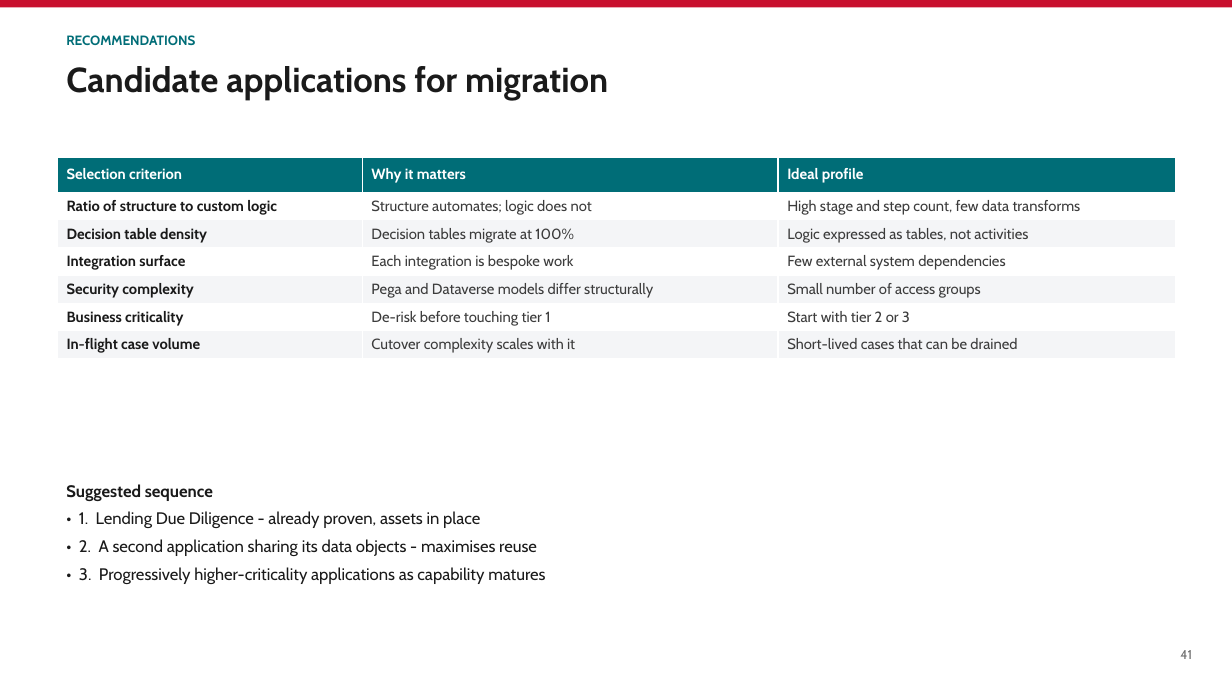
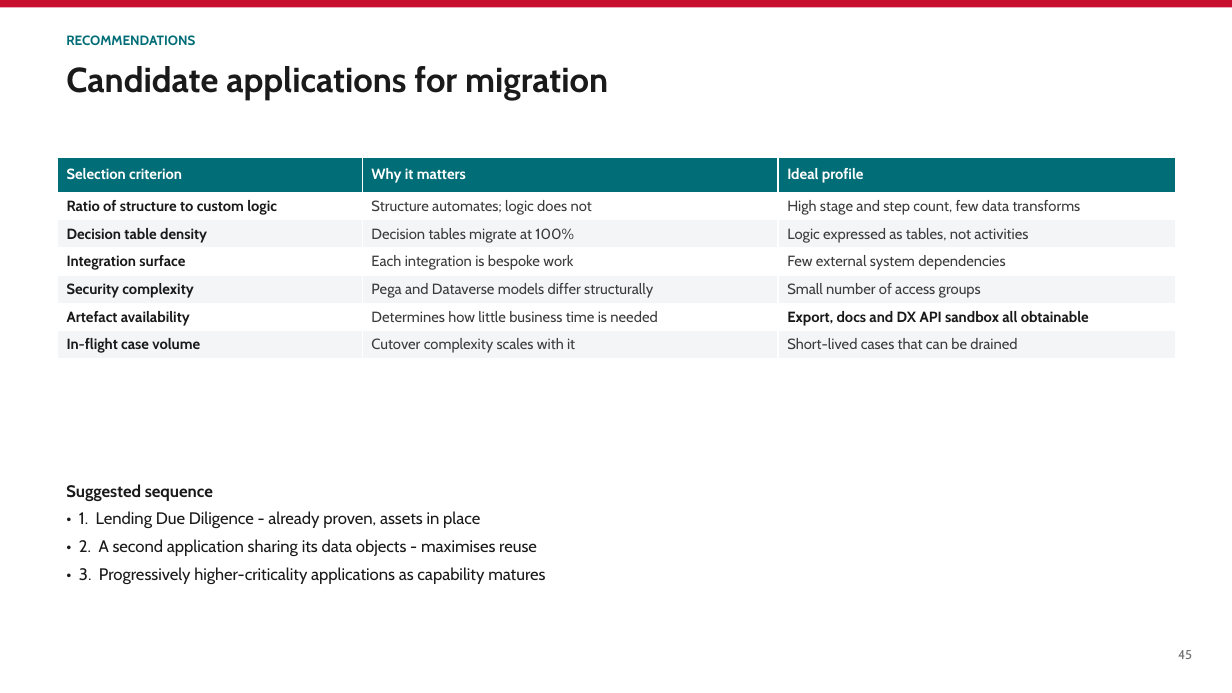
Before and after one commit to parclarke/LDD, a slide deck: slide 45 of lending-due-diligence-app/docs/Pega-to-PowerPlatform-Migration-PoC.pptx (slide 41 before the commit). Drawn at 1232x693 pixels with LibreOffice and Linux fonts; fonts in the diff are those of the drawing. Boxes give left, top, right and bottom in pixels: in the first picture for what was removed or moved away, otherwise in the second. Text is boxed around its words. In the diff, an @@ line names an element or a change of style, - is before the commit and + after.

```diff
--- a/lending-due-diligence-app/docs/Pega-to-PowerPlatform-Migration-PoC.pptx
+++ b/lending-due-diligence-app/docs/Pega-to-PowerPlatform-Migration-PoC.pptx
@@ table at (x1=57, y1=157, x2=1176, y2=359) @@
-row 6: Business criticality | De-risk before touching tier 1 | Start with tier 2 or 3
+row 6: Artefact availability | Determines how little business time is needed | Export, docs and DX API sandbox all obtainable
@@ text at (x1=1178, y1=650, x2=1192, y2=659): text changed @@
-41
+45
```
Also in this commit, not shown: 46 other slides changed, 4 slides added, 3 other files.
